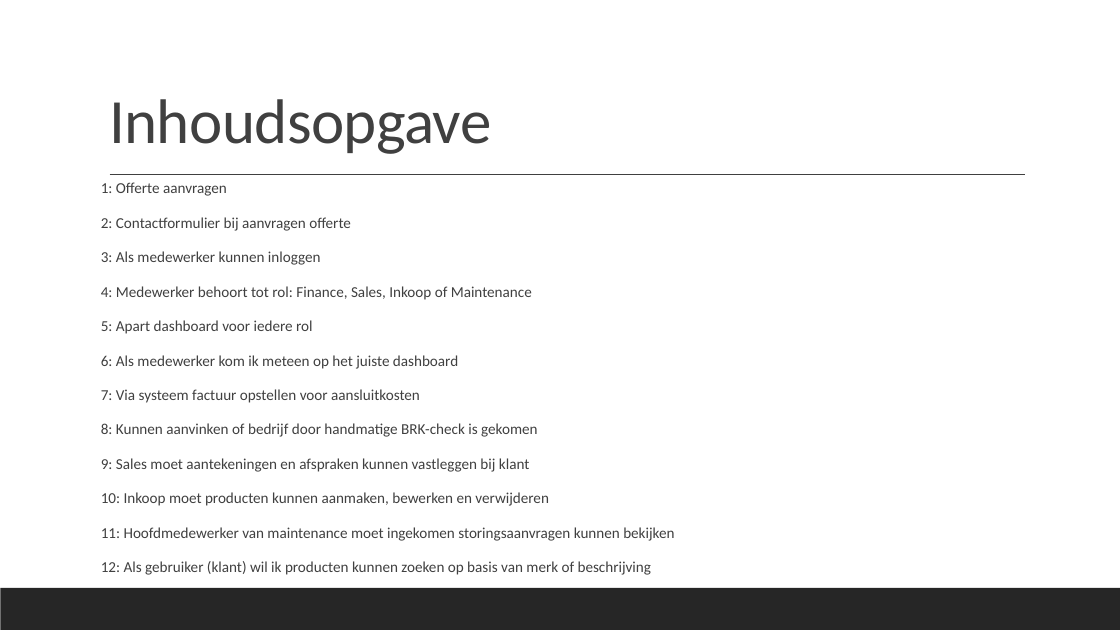
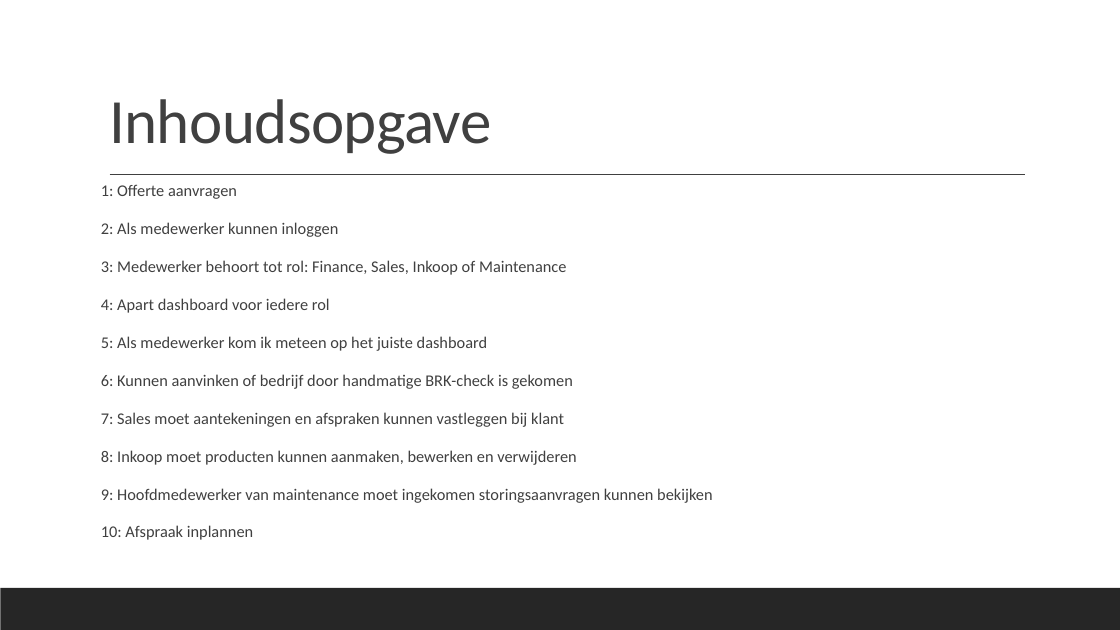
Before and after one commit to DimitriFlorijn/E3-Barroc-Intens, a slide deck: slide 2 of Barroc Intens.pptx (slide 3 before the commit). Drawn at 1120x630 pixels with LibreOffice and Linux fonts; fonts in the diff are those of the drawing. Boxes give left, top, right and bottom in pixels: in the first picture for what was removed or moved away, otherwise in the second. Text is boxed around its words. In the diff, an @@ line names an element or a change of style, - is before the commit and + after.

```diff
--- a/Barroc Intens.pptx
+++ b/Barroc Intens.pptx
@@ text at bbox=[101, 184, 237, 199]: size 12.9 to 14 pt in "1: Offerte aanvragen"; line spacing 1 to 1.1 @@
@@ text at bbox=[101, 222, 712, 540]: text changed; size 12.9 to 14 pt @@
-2: Contactformulier bij aanvragen offerte
-3: Als medewerker kunnen inloggen
-4: Medewerker behoort tot rol: Finance, Sales, Inkoop of Maintenance
-5: Apart dashboard voor iedere rol
-6: Als medewerker kom ik meteen op het juiste dashboard
-7: Via systeem factuur opstellen voor aansluitkosten
-8: Kunnen aanvinken of bedrijf door handmatige BRK-check is gekomen
-9: Sales moet aantekeningen en afspraken kunnen vastleggen bij klant
-10: Inkoop moet producten kunnen aanmaken, bewerken en verwijderen
-11: Hoofdmedewerker van maintenance moet ingekomen storingsaanvragen kunnen bekijken
-12: Als gebruiker (klant) wil ik producten kunnen zoeken op basis van merk of beschrijving
+2: Als medewerker kunnen inloggen
+3: Medewerker behoort tot rol: Finance, Sales, Inkoop of Maintenance
+4: Apart dashboard voor iedere rol
+5: Als medewerker kom ik meteen op het juiste dashboard
+6: Kunnen aanvinken of bedrijf door handmatige BRK-check is gekomen
+7: Sales moet aantekeningen en afspraken kunnen vastleggen bij klant
+8: Inkoop moet producten kunnen aanmaken, bewerken en verwijderen
+9: Hoofdmedewerker van maintenance moet ingekomen storingsaanvragen kunnen bekijken
+10: Afspraak inplannen
```
Also in this commit, not shown: 8 other slides changed, 1 slide added, 4 slides removed.
